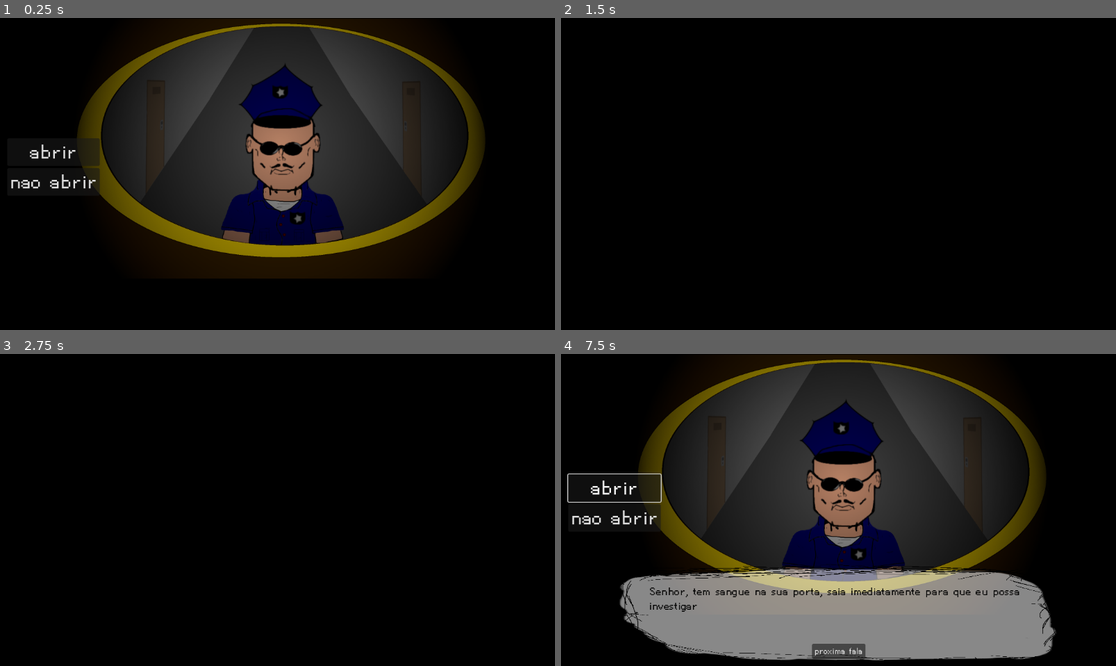
Above: before the commit, frames 1-4 (two rows, left to right).
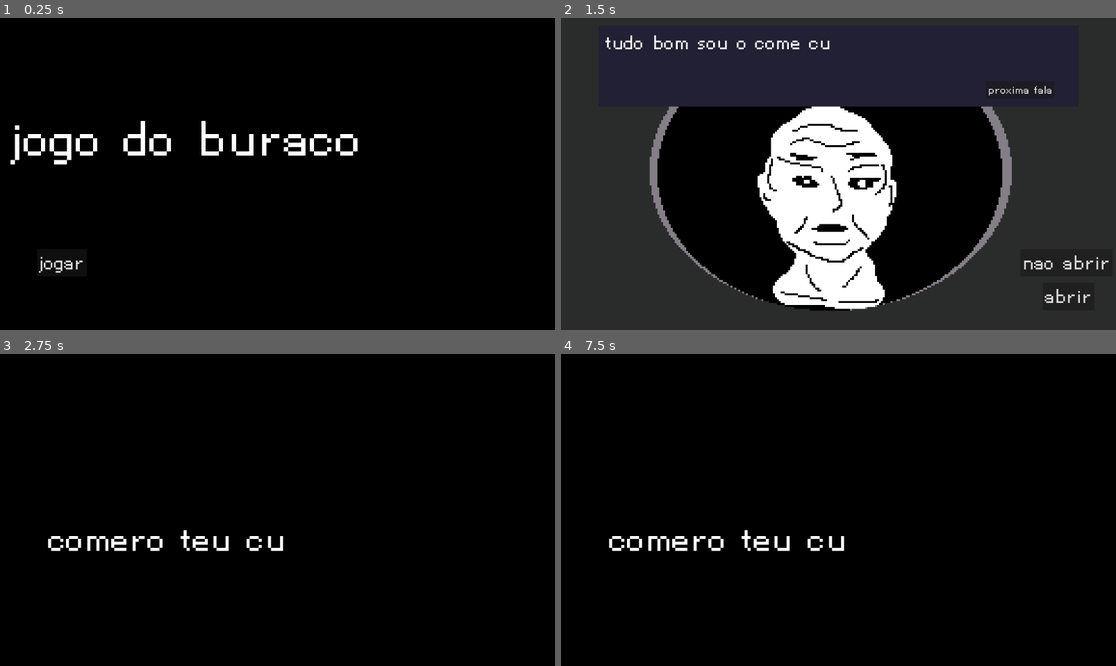
Above: after the commit, the same moments.

Repository: VeyJhow/DevJam-RolesReversed
Game: Godot game, scene res://test_01.tscn
Same seed, same stepped clock (60 frames per second), same inputs: the game is played once before the commit and once after it. Before the commit the project starts from res://policial.tscn.
Inputs (mouse positions are in pixels of both pictures, inside the frame that each line leads up to):
- Up to frame 1 (0.25 s): no input
- Up to frame 2 (1.5 s): click "abrir" (after the commit: "jogar") at 0.5 s; click "proxima fala" (after the commit: "olhar no buraco") at 1.25 s
- Up to frame 3 (2.75 s): click "abrir" at 2 s
- Up to frame 4 (7.5 s): click (616, 519) at 2.75 s, where only the run before the commit has a clickable "nao abrir"; click (838, 650) at 3.5 s, where only the run before the commit has a clickable "proxima fala"; click (616, 519) at 4.25 s, where only the run before the commit has a clickable "nao abrir"; click (838, 650) at 5 s, where only the run before the commit has a clickable "proxima fala"; click (616, 488) at 5.75 s, where only the run before the commit has a clickable "abrir"; click (616, 519) at 6.5 s, where only the run before the commit has a clickable "nao abrir"; tap Enter at 7.25 s

The runs differ from the first frame. In frame 1, 44% of the frame differs, in the area x 1-88%, y 0-84%; in frame 2, 77%, in the area x 0-100%, y 0-100%; in frame 3, 0.9%; in frame 4, 59%.

Commit message:
tentativa merge 1

Diff:
--- a/project.godot
+++ b/project.godot
@@ -11,7 +11,7 @@
 [application]
 
 config/name="Dev Jam Roles Reversed"
-run/main_scene="res://policial.tscn"
+run/main_scene="res://test_01.tscn"
 config/features=PackedStringArray("4.2", "Forward Plus")
 config/icon="res://icon.svg"
 config/windows_native_icon="res://sprites/PortaAgain2.ico"
